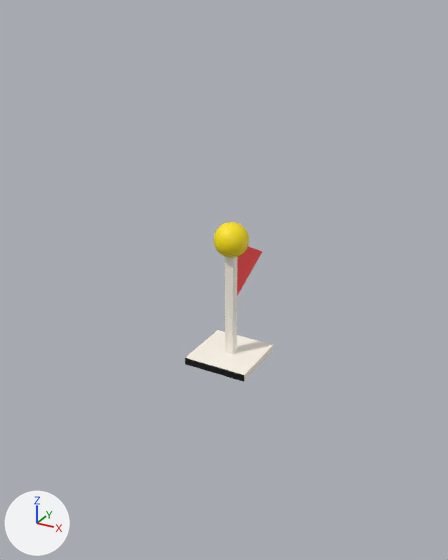
What one commit did to the glTF model Resources/Models/Goal/Goal.gltf.
Rendered twice from a camera (50 mm lens) standing at (3.73, -6.98, 3.72) and looking at (0.11, -0.41, 0.43). The axes (+X, +Y, +Z) are drawn at lower left. The lights are the same throughout. The picture after the commit comes second. Vertices at exactly the same position are counted once.

In view in the first picture: '土台'.
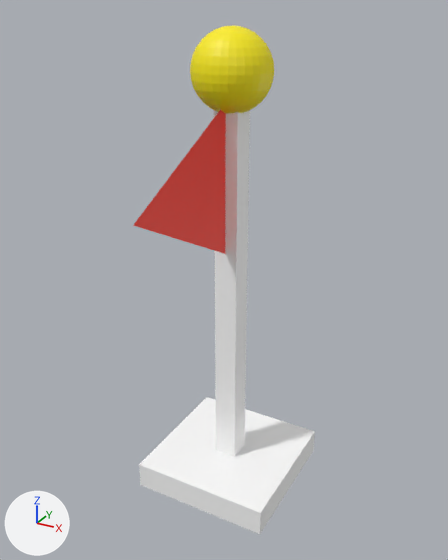
The change, as a diff of the scene's bpy script:
```diff
--- a/Resources/Models/Goal/Goal.gltf.py
+++ b/Resources/Models/Goal/Goal.gltf.py
@@ img_goal @@
+img_goal = load_image('Goal', 'Goal.png', 512, 512, 'sRGB')
@@ mat_マテリアル @@
 mat_マテリアル = principled_material('マテリアル')
-mat_マテリアル.texture = img_goaltexture
+mat_マテリアル.texture = img_goal
@@ me_立方体_001 @@
 # used by ob_土台; location = (-0.01, 0.0, -0.94); scale = (0.478, 0.478, 0.0539)
-me_立方体_001.from_pydata(...)  # 501 vertices, 985 faces; spans x -1.0..1.0, y -1.0..2.1, z -1.0..37.6
+me_立方体_001.from_pydata(...)  # 501 vertices, 985 faces; spans x -1.0..1.0, y -2.1..1.0, z -3.0..3.5
+# me_立方体_001 part 1: the loose piece of 482 vertices spanning x -0.5..0.5, y -0.5..0.5, z 28.6..37.6 is multiplied about its middle by the matrix ((0.0, 1.013, 0.0), (-1.013, 0.0, 0.0), (0.0, 0.0, 0.114)), then moved by (0.0, 0.0, -30.1)
+# me_立方体_001 part 2: 19 of 501 vertices moved; they spanned x -1.0..1.0, y -1.0..2.1, z -1.0..34.1 and now span x -1.0..1.0, y -2.1..1.0, z -3.0..3.0; mean shift (0.0, -0.2, -12.0); largest move (0.2, -0.1, 34.1) -> (-1.0, -1.0, -2.6)
 me_立方体_001.materials.append(mat_マテリアル)
@@ ob_土台 @@
 ob_土台 = bpy.data.objects.new('土台', me_立方体_001)
-ob_土台.location = (-0.01, 0.0, -0.94)
-ob_土台.scale = (0.478, 0.478, 0.0539)
+ob_土台.location = (0.0, 0.0, 0.0)
```

Pixel boxes [x1, y1, x2, y2] of what changed, in the pictures (448 x 560 px; the box of a moved part takes in the faces that stretch with it):
'土台', surface changed, reshaped, moved, rescaled (103% wider, 216% taller): before [185, 222, 274, 382]; after [133, 26, 315, 534]
part 1 of me_立方体_001, moved or reshaped: before [214, 222, 249, 258]; after [190, 26, 274, 113]
part 2 of me_立方体_001, moved or reshaped: before [185, 246, 274, 382]; after [133, 109, 315, 534]
